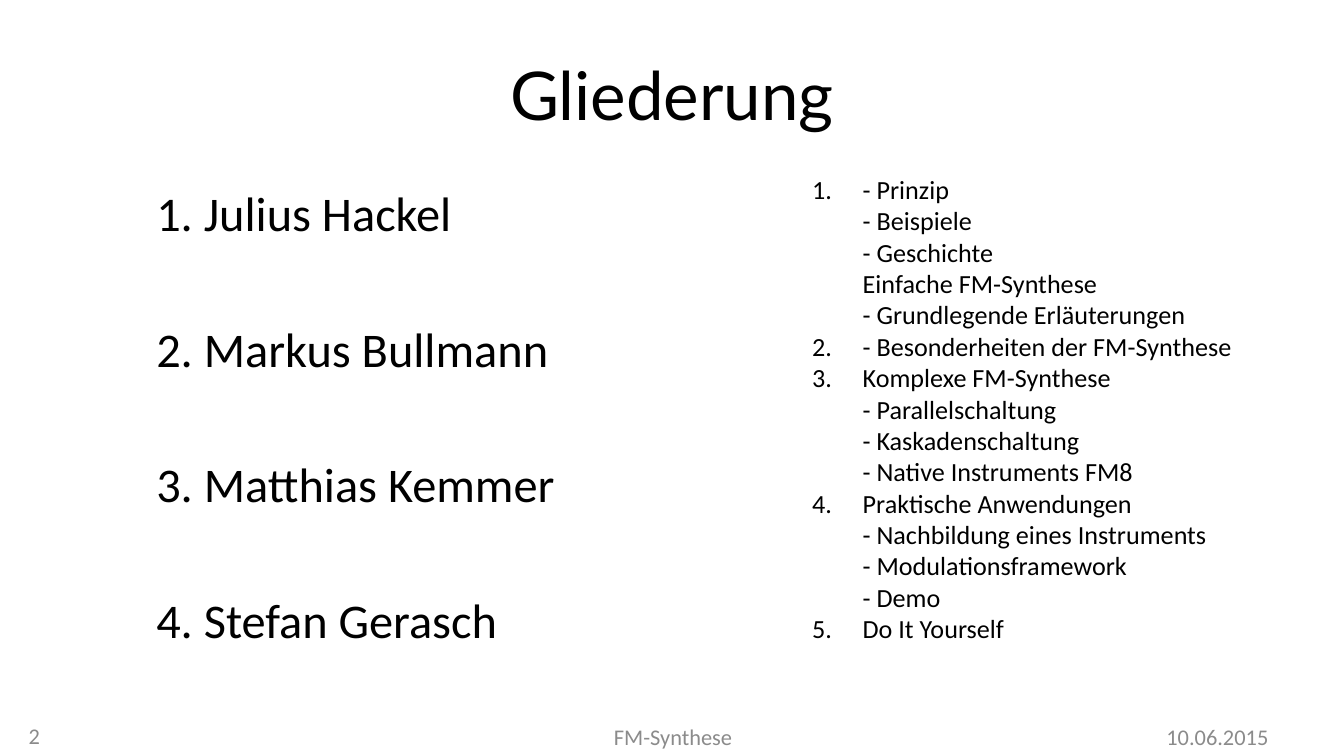
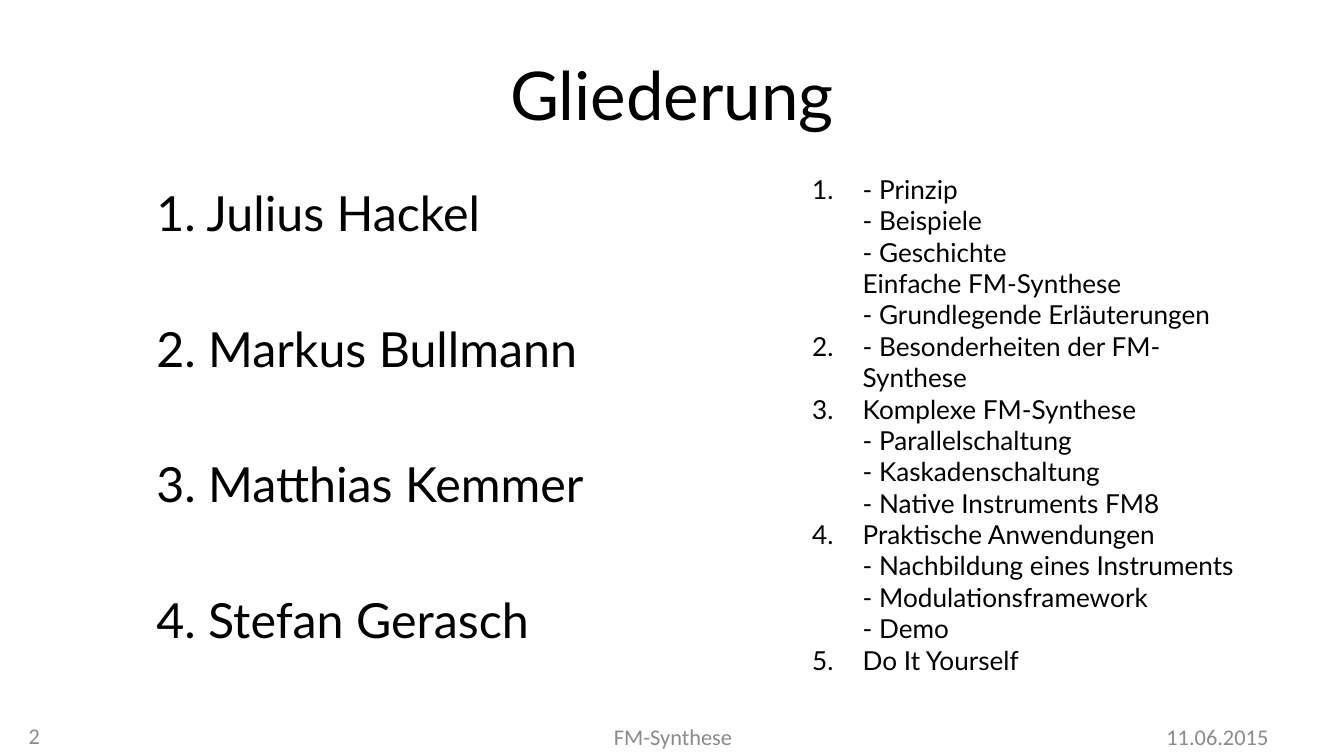
Before and after one commit to MBulli/VSeminar, a slide deck: slide 2 of Praesentation/FMSynthese-Julius.pptx. Drawn at 1344x756 pixels with LibreOffice and Linux fonts; fonts in the diff are those of the drawing; background and template pictures are left out. Boxes give left, top, right and bottom in pixels: in the first picture for what was removed or moved away, otherwise in the second. Text is boxed around its words. In the diff, an @@ line names an element or a change of style, - is before the commit and + after.

```diff
--- a/Praesentation/FMSynthese-Julius.pptx
+++ b/Praesentation/FMSynthese-Julius.pptx
@@ text "1. Julius Hackel" at [156, 195, 583, 639]: font Calibri to Lato @@
@@ text "1. - Prinzip" at [812, 180, 1234, 671]: font Calibri to Lato @@
@@ text at [1166, 730, 1268, 745]: text changed @@
-10.06.2015
+11.06.2015
```
Also in this commit, not shown: 2 other slides changed, 2 slides added, 1 other file.
